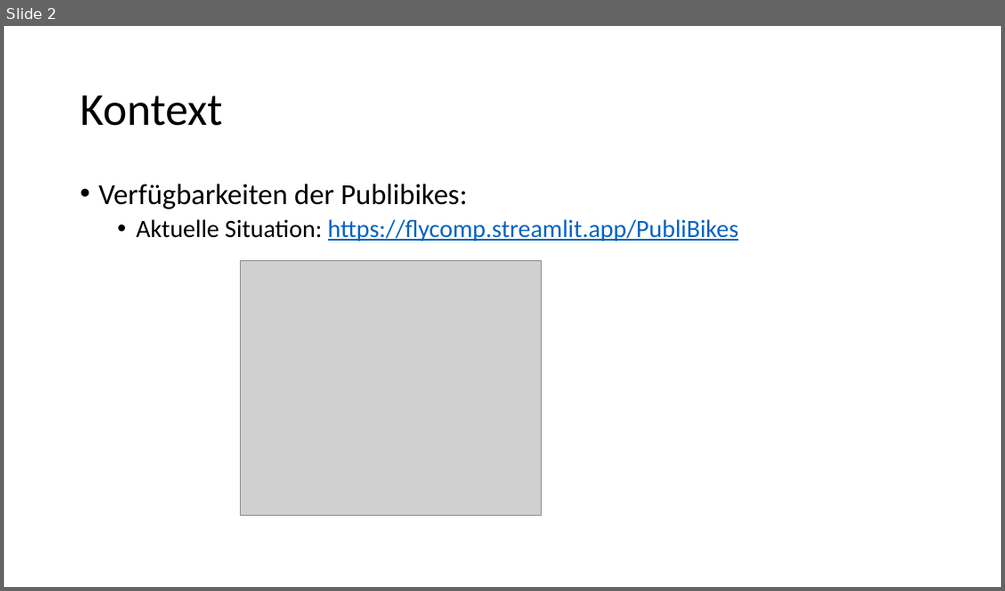
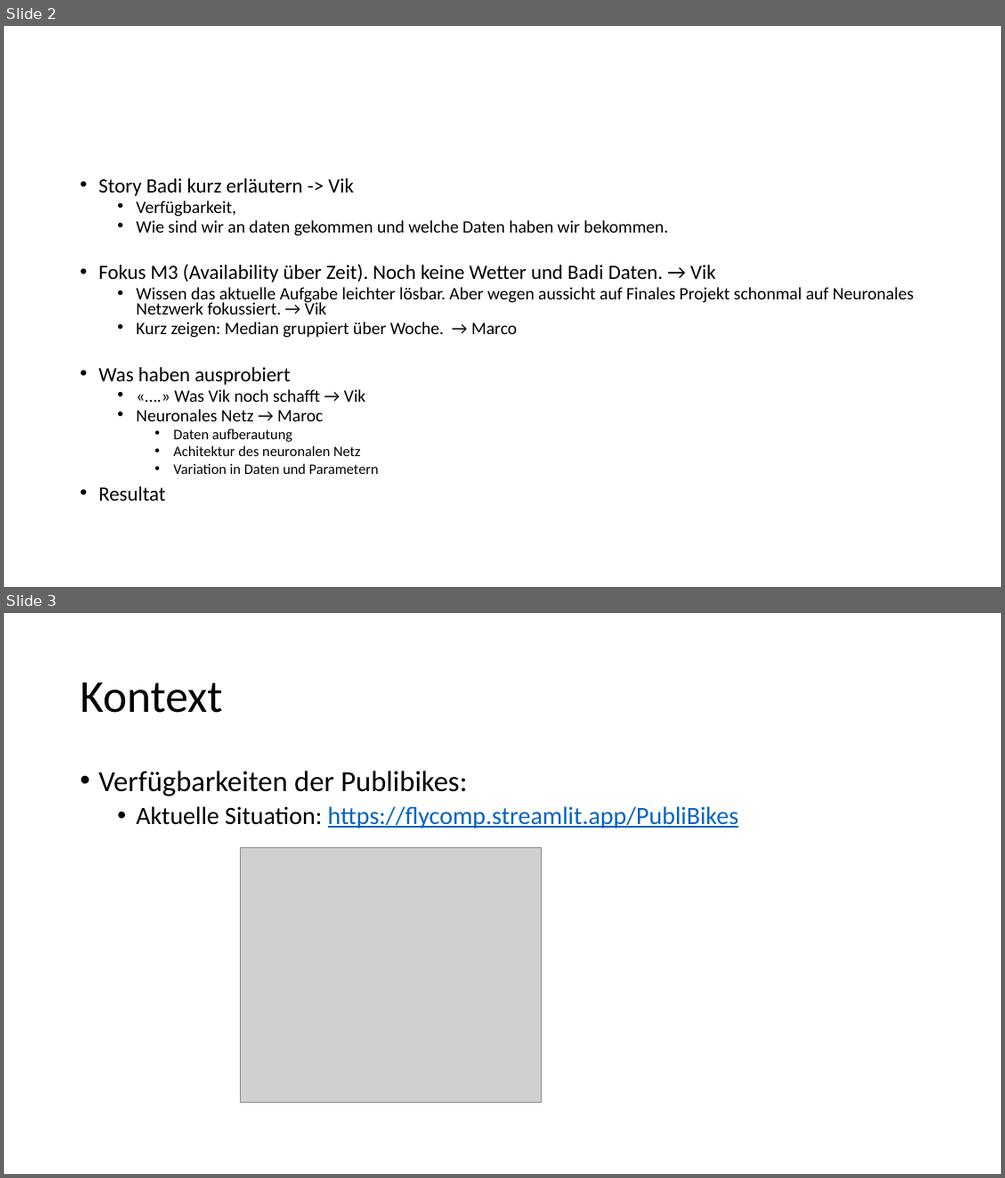
Before and after one commit to msommerfe/CAS-Applied-Data-Science, a slide deck: Module 3 - Data Analysis and Machine Learning/project/Project_Presentation.pptx. Shown one above the other, each under a label of ours: slide 2 before the commit, slides 2 and 3 after it. The pictures are 1005x591 and 1005x1178 pixels, drawn with LibreOffice and Linux fonts; fonts in the diff are those of the drawing; grey boxes stand for pictures. Boxes give left, top, right and bottom in pixels: in the first picture for what was removed or moved away, otherwise in the second. Text is boxed around its words. In the diff, an @@ line names an element or a change of style, - is before the commit and + after.

Commit message:
adds powerpoint

```diff
--- a/Module 3 - Data Analysis and Machine Learning/project/Project_Presentation.pptx
+++ b/Module 3 - Data Analysis and Machine Learning/project/Project_Presentation.pptx
@@ slide 2 added at box(4, 26, 1001, 587), background #FFFFFF @@
@@ text added at box(98, 178, 914, 500), 16.8 pt, text #000000 @@
+• Story Badi kurz erläutern -> Vik
+  • Verfügbarkeit,
+  • Wie sind wir an daten gekommen und welche Daten haben wir bekommen.
+• Fokus M3 (Availability über Zeit). Noch keine Wetter und Badi Daten. → Vik
+  • Wissen das aktuelle Aufgabe leichter lösbar. Aber wegen aussicht auf Finales Projekt schonmal auf Neuronales Netzwerk fokussiert. → Vik
+  • Kurz zeigen: Median gruppiert über Woche. → Marco
+• Was haben ausprobiert
+  • «….» Was Vik noch schafft → Vik
+  • Neuronales Netz → Maroc
+    • Daten aufberautung
+    • Achitektur des neuronalen Netz
+    • Variation in Daten und Parametern
+• Resultat
@@ what was slide 2 is now slide 3 @@
```
